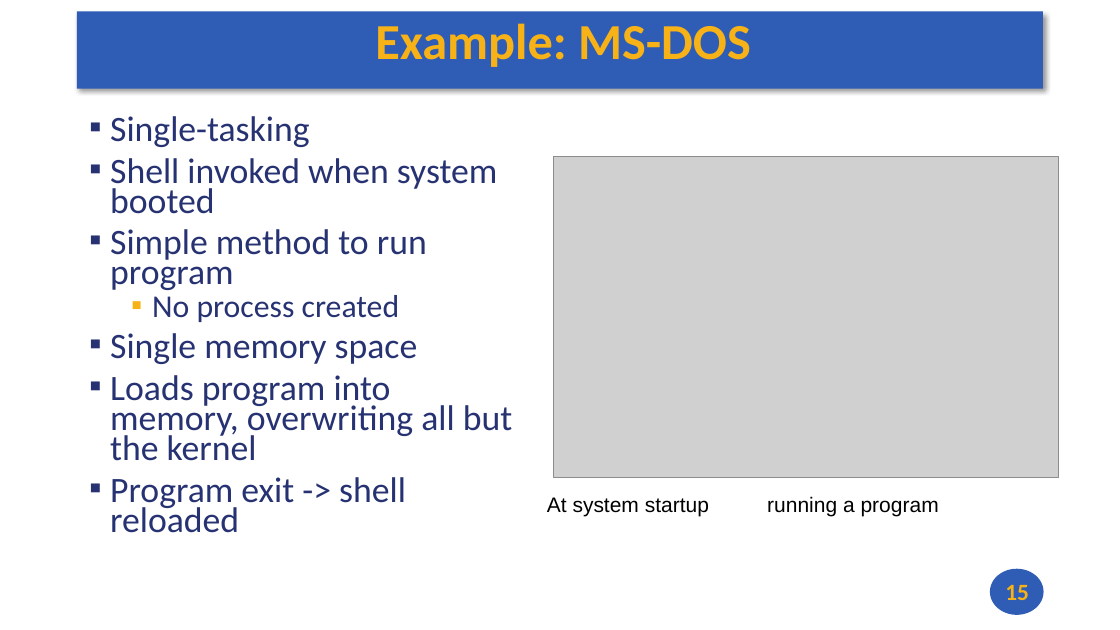
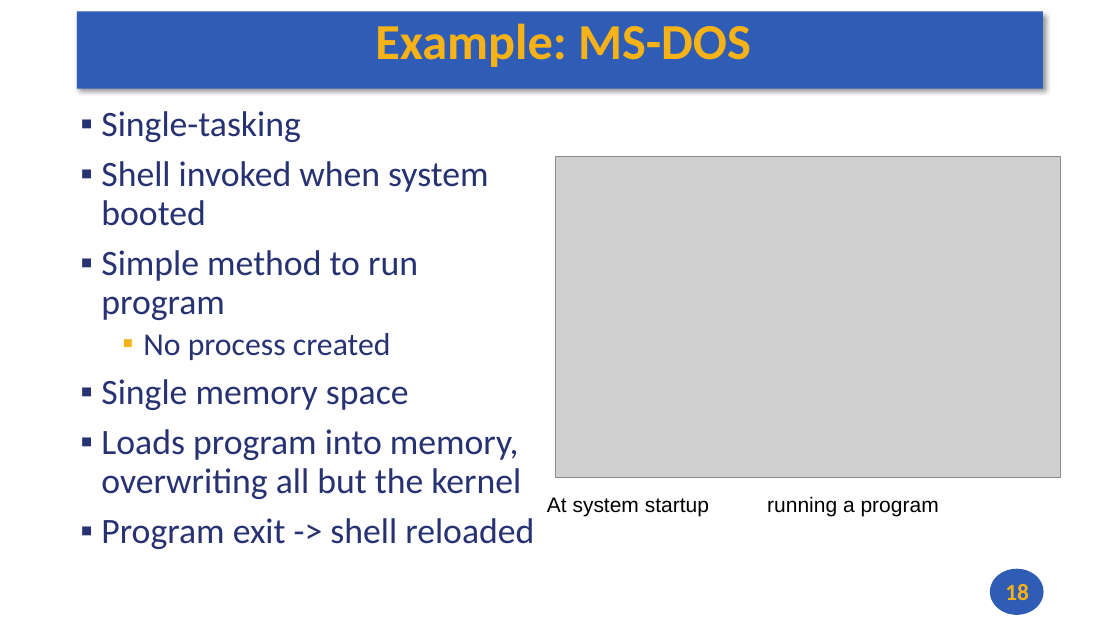
Before and after one commit to andrewt0301/hse-acos-course, a slide deck: slide 18 of docs/part2os/03_SystemCalls/OS_Lecture_03.pptx (slide 15 before the commit). Drawn at 1120x630 pixels with LibreOffice and Linux fonts; fonts in the diff are those of the drawing; grey boxes stand for pictures. Boxes give left, top, right and bottom in pixels: in the first picture for what was removed or moved away, otherwise in the second. Text is boxed around its words. In the diff, an @@ line names an element or a change of style, - is before the commit and + after.

```diff
--- a/docs/part2os/03_SystemCalls/OS_Lecture_03.pptx
+++ b/docs/part2os/03_SystemCalls/OS_Lecture_03.pptx
@@ text "Single-tasking": place and size @@
-text "Single-tasking" at <box>110,116,512,533</box>
+text "Single-tasking" at <box>101,111,534,549</box>
@@ text "Single-tasking" at <box>101,111,534,549</box>: line spacing 0.7 to 0.9 @@
@@ page number at <box>1005,584,1029,600</box>: text changed @@
-15
+18
```
Also in this commit, not shown: 10 other slides changed, 3 slides added, 1 other file.
